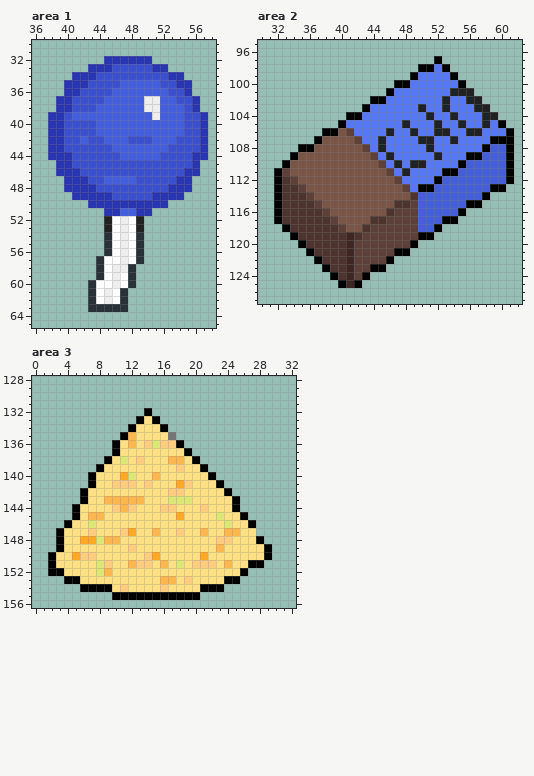
File history of a pixel-art file, assets/img/sprites/items_001.aseprite. The picture above was drawn from the file before the commit.
512x512 pixels, 1 frame. Shown: area 1: x 36..58, y 30..65; area 2: x 30..62, y 95..127; area 3: x 0..32, y 128..156. The commit also changed other parts of the picture, which this record leaves out.
Now the later version:
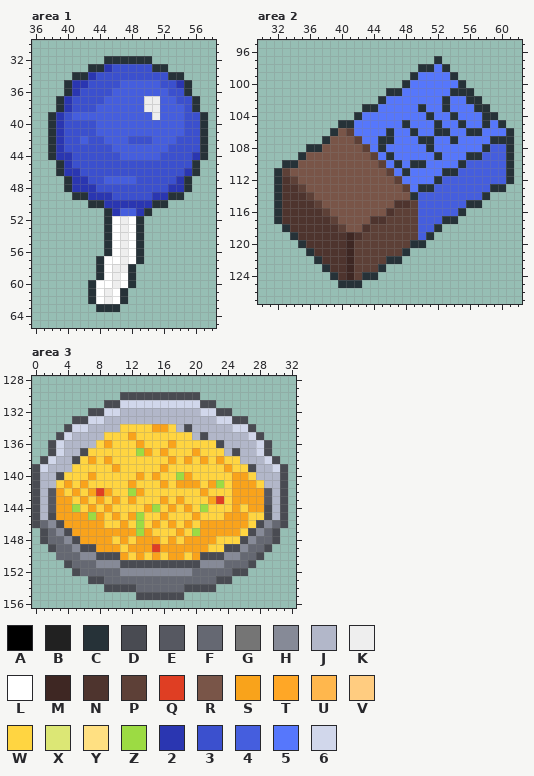
Palette (. is transparent): A #000000  B #212121  C #263238  D #494b52  E #565861  F #656872  G #757575  H #868a97  J #b2b7c9  K #eeeeee  L #ffffff  M #3e2723  N #4e342e  P #5d4037  Q #df3e23  R #795548  S #f9a31b  T #ffa726  U #ffb74d  V #ffcc80  W #ffd541  X #dce775  Y #ffe082  Z #9cdb43  2 #2a36b1  3 #3b50ce  4 #455ede  5 #5677fc  6 #d1d7eb
Changes in this commit:
Changed rows in their new state; - is an unchanged pixel.
Area 1:
first column x 38:
32 -------CCCCCC-------
33 -----CC------CC-----
34 ---CC----------CC---
35 --C--------------C--
36 --C--------------C--
37 -C----------------C-
38 -C----------------C-
39 C------------------C
40 C------------------C
41 C------------------C
42 C------------------C
43 C------------------C
44 C------------------C
45 -C----------------C-
46 -C----------------C-
47 --C--------------C--
48 --C--------------C--
49 ---CC----------CC---
50 -----CC------CC-----
51 -------C----C-------
52 -------C---C--------
53 -------C---C--------
first column x 43:
63 .---.
Area 2:
first column x 32:
 97 --------------------C---------
 98 ------------------CC-C--------
 99 -----------------C----C-------
100 ---------------.C------C------
101 --------------CC------CCC-----
102 ------------.C-------C--CC----
103 -----------CC-----C--C---CC---
104 ---------.C--------C--C---CC--
105 --------CC------C---C--C--C-C-
106 ------.C------C--C--CC--CC---C
107 -----.C------CC---CC--C----CCC
108 ---.CC-------C-----C------C--C
109 --.C----------C-----C---CC---C
110 -CC------------C-CC----C-----C
111 C---------------C----CC------C
112 C-------------------C--------C
113 C-----------------CC-------CC-
114 C----------------C--------C---
115 C-----------------------CC----
116 C----------------------C------
117 C--------------------CC-------
118 -C------------------C---------
119 --C---------------4C----------
120 ---C-------------CC-----------
121 ----C----------PC-------------
122 -----C--------CC--------------
123 ------C-----PC----------------
124 -------C---CC-----------------
125 --------CCC-------------------
Area 3:
first column x 0:
130 -----------DDDDDDDDDD-----------
131 ---------DD6666666666DD---------
132 -------DD66JJJJJJJJJJ66DD-------
133 -----DD66JJJJJJJJJJJJJJ66DD-----
134 ----D66JJJJWWWWSSWJDJJJJJ66D----
135 ---D6JJJJWWWSWWWWWWWJDJJJJJ6D---
136 --D6JJJJWSWWWSWWWSWWWWWDJJJJ6D--
137 --D6JJDWWWWWWZSWSWWWSWWWJDJJ6D--
138 -D6JJDWSWSWWWWWWWSWSWSWSWWJJJ6D-
139 D6JJJWWWWWSWWWWWSWWWWWWWSWWDJJ6D
140 DJJDWWWSWWWWWSWSWWZSWWWWWSSWJJJD
141 DJJWSWSWWWWWSWWWSWSSSWSZWSSSWJJD
142 DJESWSWSQSWWZSWWWWWWWSWWWSSSSEJD
143 DJESSWSWSWSWSWWWSWSWWWSQWSSSSEJD
144 DJESSZWSWSWWWWSZWSWSWZWWWSWSSDJD
145 DJDSSSSZSWSWSZWWSWWWSWWWSSSWWDJD
146 DFHDSSSSSWWSWZWSWSWSWSSSSSSWDHFD
147 -DFHDSSSSSSSSZSWWWSWZSSSSSWDHFD-
148 -DFFHDSSSSWSWSSSWSWSSSSWWWDHFFD-
149 --DFFHDDSSSWSSSQSSSSSSWWDDHFFD--
150 --.FFFHHDDDSWSWSWSSWSDDDHHFFD.--
151 --..DFFFHHHDDDDDDDDDDHHHFFFD.---
152 --...DFFFFFHHHHHHHHHFFFFFDD-----
153 ----...DDFFFFFFFFFFFFFFDD.------
154 ------...DDDDFFFFFFDDDD.--------
155 ----------...DDDDDD..-----------
Pixel boxes of the changes (left, top, right, bottom) in both pictures:
changed: (48, 56, 208, 232)
erased: (88, 304, 128, 312)
changed: (274, 56, 514, 288)
changed: (32, 392, 288, 600)
